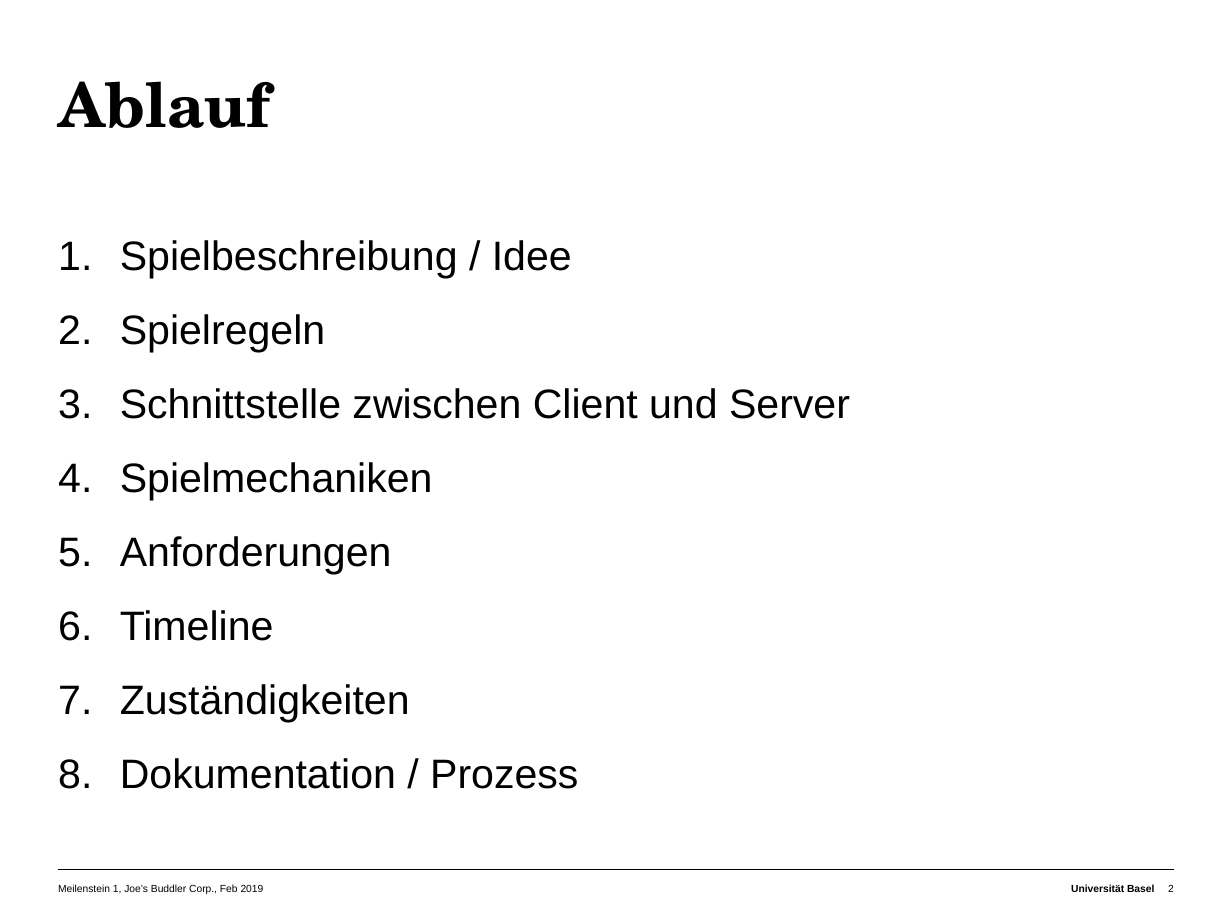
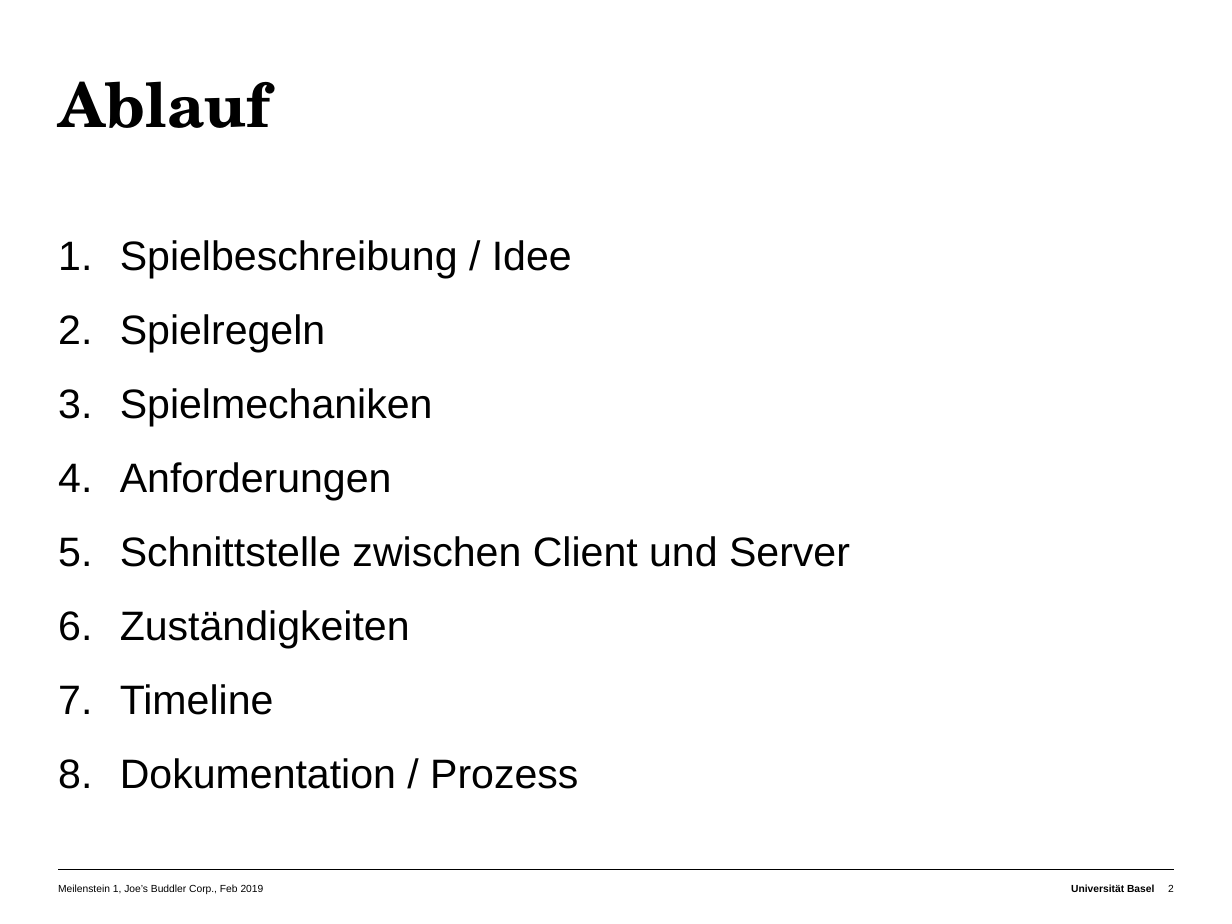
Before and after one commit to matnad/buddler-joe, a slide deck: slide 2 of Presentations/Milestone 1/Präsentation_Buddler_Joe.pptx. Drawn at 1232x924 pixels with LibreOffice and Linux fonts; fonts in the diff are those of the drawing. Boxes give left, top, right and bottom in pixels: in the first picture for what was removed or moved away, otherwise in the second. Text is boxed around its words. In the diff, an @@ line names an element or a change of style, - is before the commit and + after.

Commit message:
Updated the Ablauf and reorganized it

```diff
--- a/Presentations/Milestone 1/Präsentation_Buddler_Joe.pptx
+++ b/Presentations/Milestone 1/Präsentation_Buddler_Joe.pptx
@@ text at box(120, 388, 850, 419): paragraph removed @@
-3. Schnittstelle zwischen Client und Server
@@ text at box(120, 536, 850, 648): paragraphs added @@
+5. Schnittstelle zwischen Client und Server
+6. Zuständigkeiten
@@ text at box(120, 684, 410, 722): paragraph removed @@
-7. Zuständigkeiten
```
